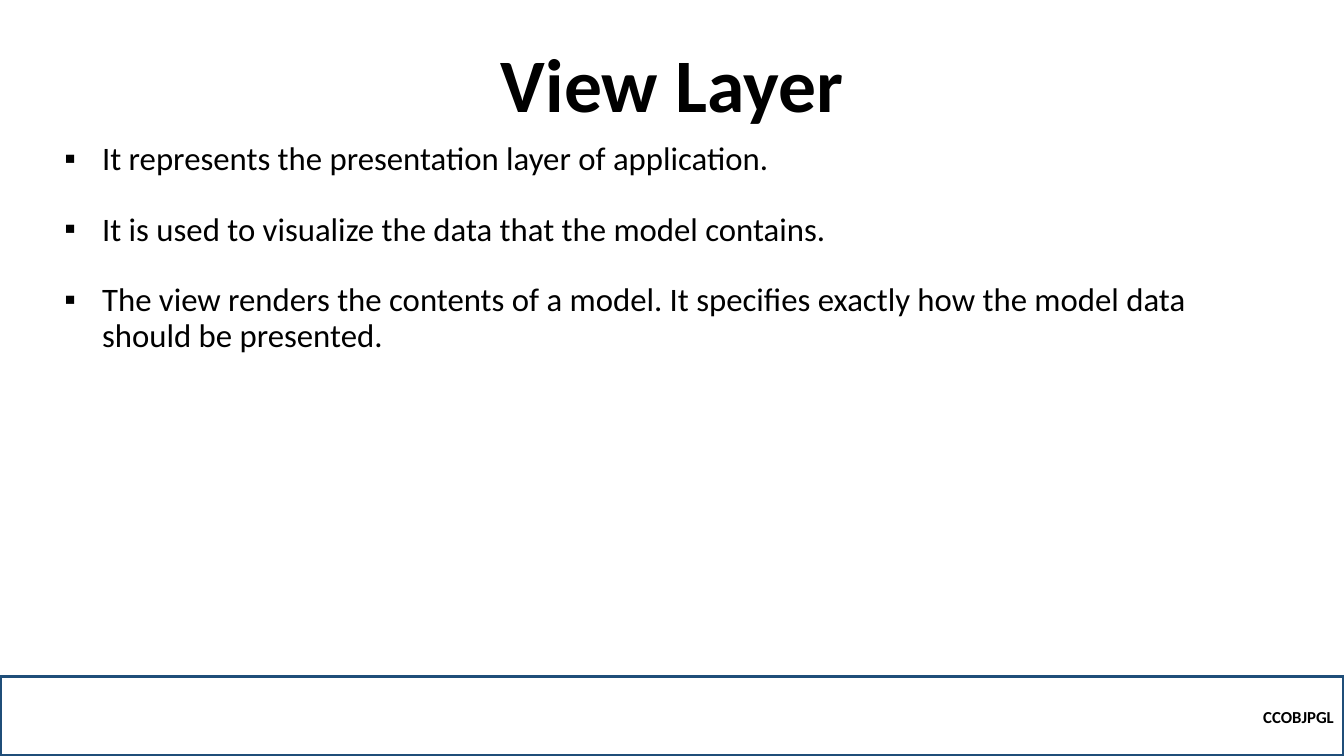
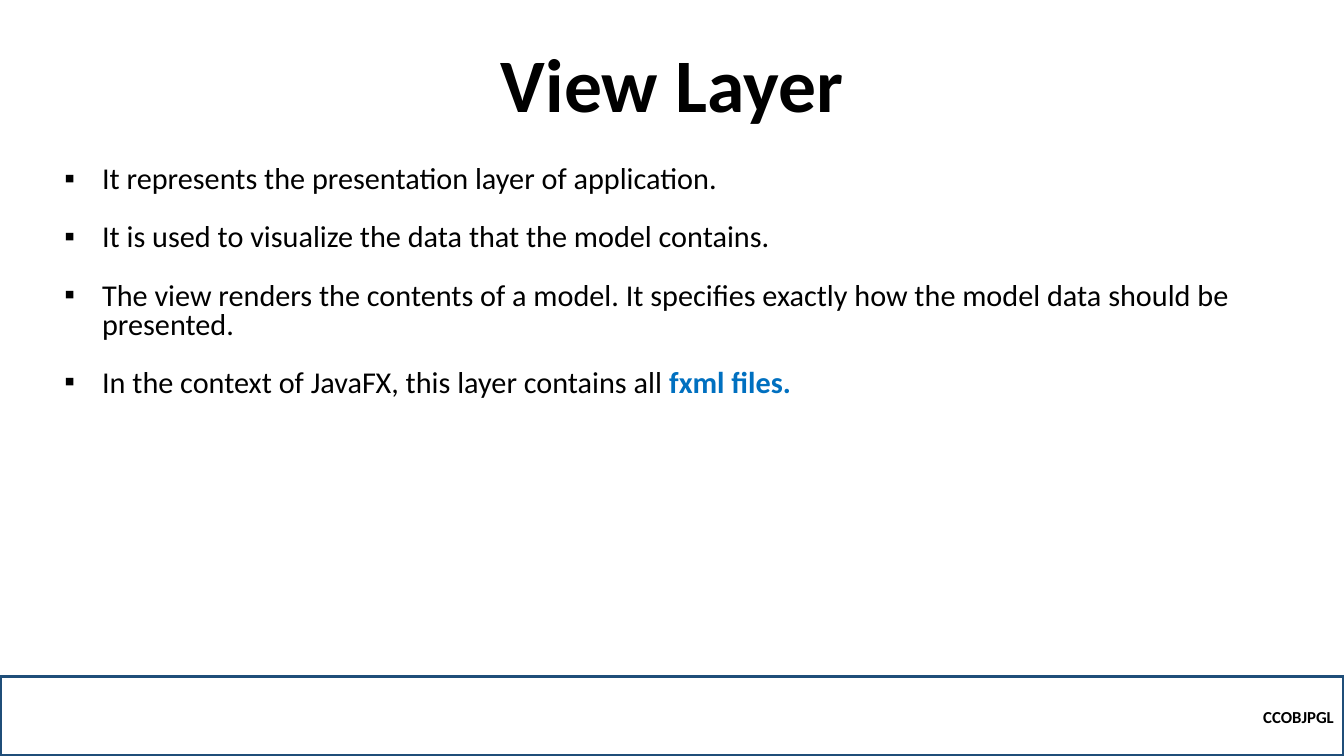
Before and after one commit to robitussin/CCOBJPGL, a slide deck: slide 8 of week_9/Model-View-Controller Architecture.pptx. Drawn at 1344x756 pixels with LibreOffice and Linux fonts; fonts in the diff are those of the drawing; background and template pictures are left out. Boxes give left, top, right and bottom in pixels: in the first picture for what was removed or moved away, otherwise in the second. Text is boxed around its words. In the diff, an @@ line names an element or a change of style, - is before the commit and + after.

```diff
--- a/week_9/Model-View-Controller Architecture.pptx
+++ b/week_9/Model-View-Controller Architecture.pptx
@@ text at bbox=[102, 168, 1228, 340]: size 23.4 to 21.6 pt in "It represents the presentation layer of application.", "It is used to visualize the data ...", "The view renders the contents of a ..."; line spacing 0.9 to 0.8 @@
@@ text at bbox=[102, 371, 790, 398]: paragraph added @@
+▪ In the context of JavaFX, this layer contains all fxml files.
```
Also in this commit, not shown: 2 other slides changed, 19 other files.
